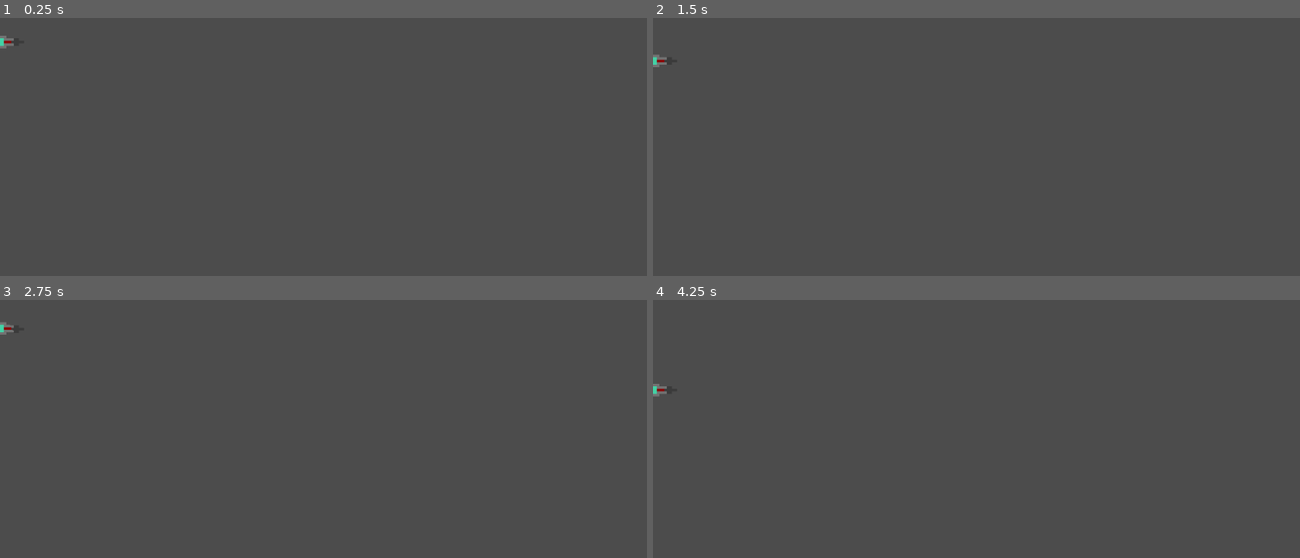
Above: before the commit, frames 1-4 (two rows, left to right).
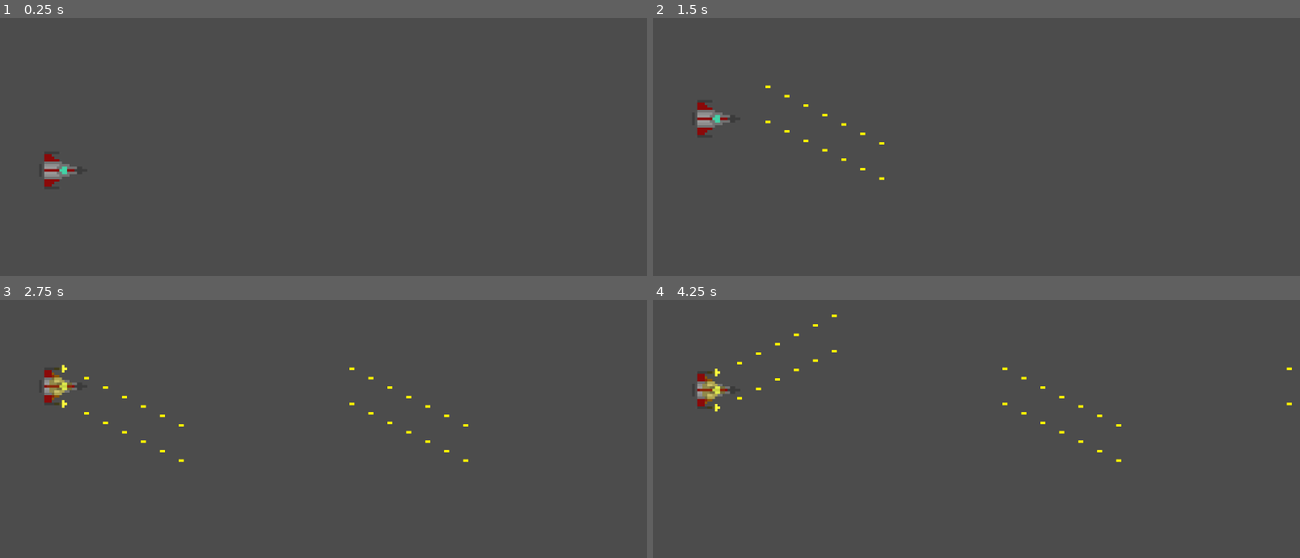
Above: after the commit, the same moments.

Repository: DavidLG092/Random-Game-Repository
Game: Godot game, scene res://Scenes/Main.tscn
Same seed, same stepped clock (60 frames per second), same inputs: the game is played once before the commit and once after it.
Inputs:
- Up to frame 1 (0.25 s): no input
- Up to frame 2 (1.5 s): tap Enter at 0.5 s; hold Up (move_up) 0.53-1.28 s; hold Space (shoot) 0.53-1.28 s; hold Down (move_down) from 1.28 s (still down); tap Space (shoot) at 1.35 s
- Up to frame 3 (2.75 s): release Down (move_down) at 2.03 s; hold Up (move_up) from 2.03 s (still down); hold Space (shoot) from 2.03 s (still down)
- Up to frame 4 (4.25 s): release Space (shoot) at 2.78 s; tap Space (shoot) at 2.85 s; release Up (move_up) at 3.53 s; hold Down (move_down) from 3.53 s (still down); hold Space (shoot) from 3.53 s (still down)

The runs differ from the first frame. In frame 1, 0.5% of the frame differs, in the area x 0-12%, y 6-66%; in frame 2, 0.6%; in frame 3, 0.8%; in frame 4, 0.8%, in the area x 0-99%, y 5-63%.
Error before the commit: Parse Error: Unexpected indentation. (res://Scripts/Main.gd:34)

Commit message:
Updated Main Scene
Main scene was updated: blasts now work (yay!), cooldown timer was set up, and labels (blasts fired and cooldown time left) too.

Diff:
--- a/Random_Game/Scenes/Main.tscn
+++ b/Random_Game/Scenes/Main.tscn
@@ -13,8 +13,16 @@
 
 [node name="Blast_Timer" type="Timer" parent="."]
 
-[node name="Label" type="Label" parent="."]
+[node name="Cooldown_Timer" type="Timer" parent="."]
+
+[node name="Blasts" type="Label" parent="."]
 margin_right = 40.0
 margin_bottom = 14.0
 
+[node name="Cooldown" type="Label" parent="."]
+margin_top = 40.0
+margin_right = 40.0
+margin_bottom = 54.0
+
 [connection signal="timeout" from="Blast_Timer" to="." method="_on_Blast_Timer_timeout"]
+[connection signal="timeout" from="Cooldown_Timer" to="." method="_on_Cooldown_timeout"]
--- a/Random_Game/Scripts/Main.gd
+++ b/Random_Game/Scripts/Main.gd
@@ -30,14 +30,29 @@
 	if Input.is_action_pressed("shoot"):
 		$Blast_Timer.set_one_shot(false)
 		$Blast_Timer.set_wait_time(0.1)
-		if timer_on == false:s
+
+		if timer_on == false:
 			$Blast_Timer.start()
 			timer_on = true
 	elif Input.is_action_just_released("shoot"):
 		$Blast_Timer.stop()
+		timer_on = false
+
 		$Player/AnimatedSprite.stop()
 		$Player/AnimatedSprite.frame = 0
-		$Label.text = "hey there"
+
+		blasts_fired = 0
+
+	if blasts_fired >= threshold:
+		$Blast_Timer.stop()
+		timer_on = true
+
+		$Cooldown_Timer.set_one_shot(true)
+		$Cooldown_Timer.set_wait_time(5)
+		$Cooldown_Timer.start()
+
+		$Blasts.text = blasts_fired
+		$Cooldown.text = $Cooldown_Timer.time_left
 
 func _on_Blast_Timer_timeout():
 	var l_blast = preload("res://Scenes/Blast.tscn").instance()
@@ -62,7 +77,8 @@
 	add_child(l_blast)
 	add_child(r_blast)
 
-	$Label.text = "hello there"
+	blasts_fired += 1
 
+
+func _on_Cooldown_Timer_timeout():
 	timer_on = false
-	blasts_fired += 1
